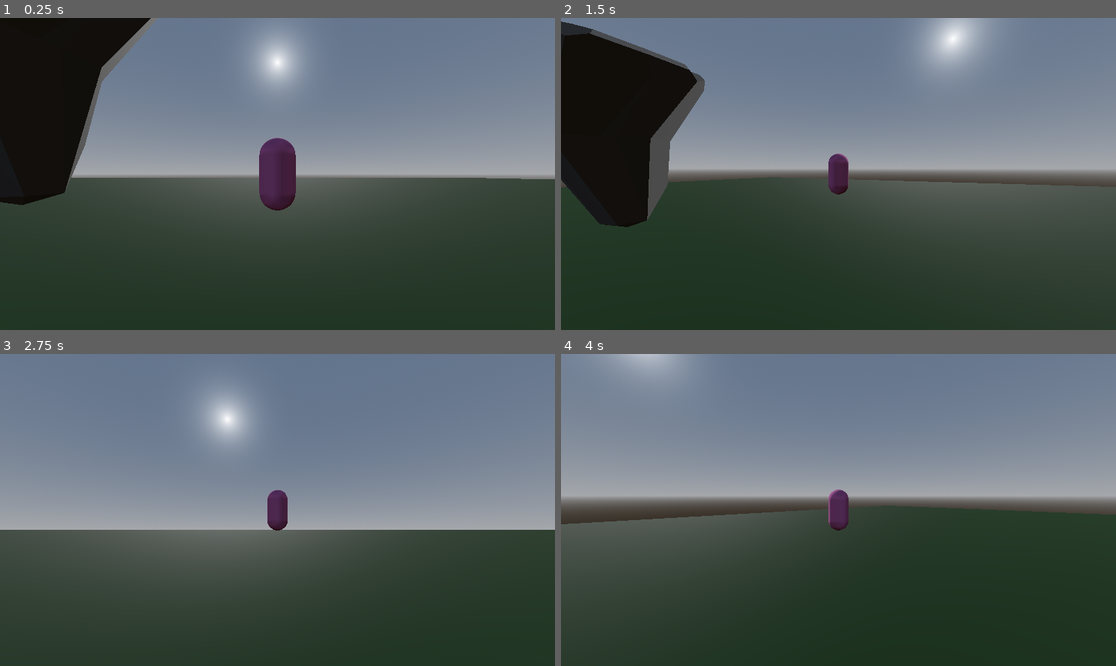
Above: before the commit, frames 1-4 (two rows, left to right).
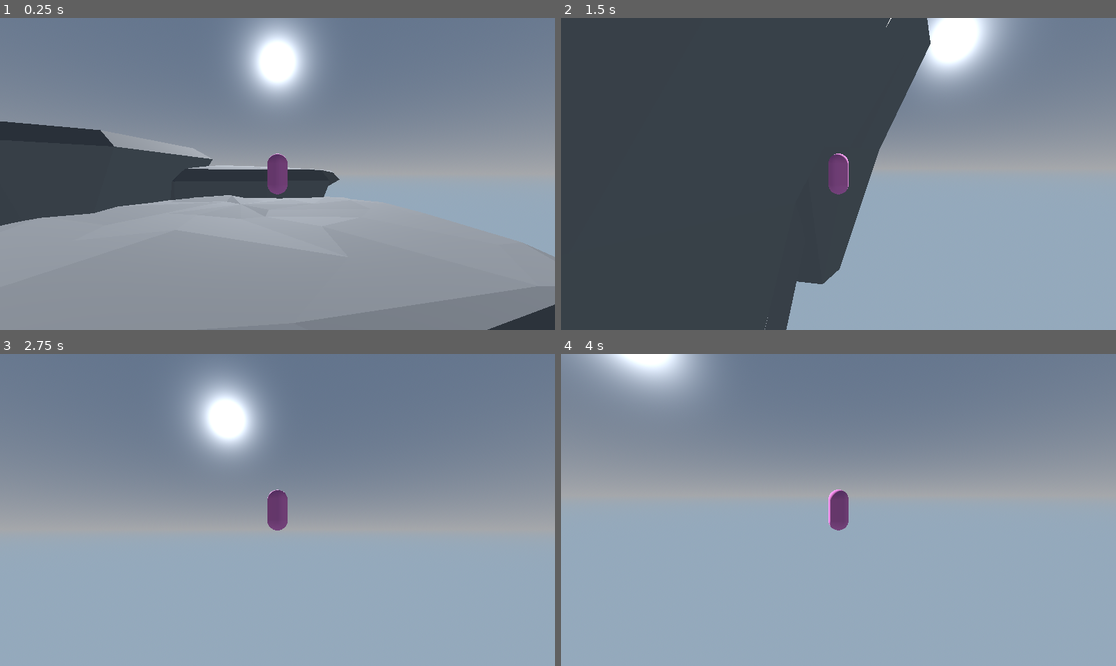
Above: after the commit, the same moments.

Repository: lucassutherland/project-sky
Game: Godot game, scene res://scenes/main.tscn
Same seed, same stepped clock (60 frames per second), same inputs: the game is played once before the commit and once after it.
Inputs (mouse positions are in pixels of both pictures, inside the frame that each line leads up to):
- Up to frame 1 (0.25 s): no input
- Up to frame 2 (1.5 s): move the mouse to (866, 174) at 0.52 s; hold W (forward) from 0.53 s (still down); tap Space (jump) at 0.77 s; move the mouse to (810, 174) at 1.27 s
- Up to frame 3 (2.75 s): keep holding W (forward); tap Space (jump) at 1.52 s; move the mouse to (288, 503) at 2.02 s
- Up to frame 4 (4 s): keep holding W (forward); tap Enter at 2.75 s; move the mouse to (832, 516) at 2.77 s; tap Space (jump) at 3.02, 3.77 s; move the mouse to (877, 513) at 3.52 s

The runs differ from the first frame. In frame 1, 62% of the frame differs, in the area x 0-100%, y 0-100%; in frame 2, 79%; in frame 3, 47%; in frame 4, 56%.

Commit message:
Lighting and Rocks

Diff:
--- a/assets/Materials/Rock.tres
+++ b/assets/Materials/Rock.tres
@@ -2,3 +2,4 @@
 
 [resource]
 albedo_color = Color(0.377919, 0.377919, 0.377919, 1)
+emission_enabled = true
--- /dev/null
+++ b/assets/Materials/island_2.tscn
@@ -0,0 +1,9 @@
+[gd_scene load_steps=3 format=3 uid="uid://3nlpai2njl6o"]
+
+[ext_resource type="PackedScene" uid="uid://cng8jvvv4rp8y" path="res://Islands/Island1.glb" id="1_003qc"]
+[ext_resource type="Material" uid="uid://qiy8unj5pesp" path="res://assets/Materials/Rock.tres" id="2_8wggl"]
+
+[node name="Island1" instance=ExtResource("1_003qc")]
+
+[node name="Island 1" parent="." index="0"]
+material_override = ExtResource("2_8wggl")
--- /dev/null
+++ b/assets/Materials/island_3.tscn
@@ -0,0 +1,9 @@
+[gd_scene load_steps=3 format=3 uid="uid://bwdmoeps8o0jm"]
+
+[ext_resource type="PackedScene" uid="uid://b67mmot8hjjtn" path="res://Islands/Island3.glb" id="1_vr7no"]
+[ext_resource type="Material" uid="uid://qiy8unj5pesp" path="res://assets/Materials/Rock.tres" id="2_aadl5"]
+
+[node name="Island3" instance=ExtResource("1_vr7no")]
+
+[node name="Island 3" parent="." index="0"]
+material_override = ExtResource("2_aadl5")
--- a/scenes/main.tscn
+++ b/scenes/main.tscn
@@ -1,19 +1,12 @@
-[gd_scene load_steps=11 format=3 uid="uid://qon0l27d7a64"]
+[gd_scene load_steps=8 format=3 uid="uid://qon0l27d7a64"]
 
-[ext_resource type="Material" uid="uid://cy2ecgv2oxbx6" path="res://assets/ground.tres" id="1_0wfyh"]
 [ext_resource type="PackedScene" uid="uid://ro0vxlk2sir7" path="res://assets/Materials/island_1.tscn" id="2_jyhfs"]
 [ext_resource type="PackedScene" uid="uid://bsxggcfnmtaol" path="res://scenes/player.tscn" id="2_sugp2"]
-
-[sub_resource type="WorldBoundaryShape3D" id="WorldBoundaryShape3D_0xm2m"]
-
-[sub_resource type="PlaneMesh" id="PlaneMesh_h2yge"]
-
-[sub_resource type="BoxMesh" id="BoxMesh_0xm2m"]
-
-[sub_resource type="BoxShape3D" id="BoxShape3D_h2yge"]
-size = Vector3(100, 1, 1)
+[ext_resource type="PackedScene" uid="uid://3nlpai2njl6o" path="res://assets/Materials/island_2.tscn" id="3_jyhfs"]
+[ext_resource type="PackedScene" uid="uid://bwdmoeps8o0jm" path="res://assets/Materials/island_3.tscn" id="4_tbgi4"]
 
 [sub_resource type="ProceduralSkyMaterial" id="ProceduralSkyMaterial_0xm2m"]
+ground_bottom_color = Color(0.580392, 0.662745, 0.737255, 1)
 
 [sub_resource type="Sky" id="Sky_h2yge"]
 sky_material = SubResource("ProceduralSkyMaterial_0xm2m")
@@ -21,39 +14,39 @@
 [sub_resource type="Environment" id="Environment_0xm2m"]
 background_mode = 2
 sky = SubResource("Sky_h2yge")
+ambient_light_source = 3
+ambient_light_energy = 2.55
 
 [node name="Main" type="Node3D"]
 
-[node name="Ground" type="StaticBody3D" parent="."]
-
-[node name="CollisionShape3D" type="CollisionShape3D" parent="Ground"]
-shape = SubResource("WorldBoundaryShape3D_0xm2m")
-
-[node name="MeshInstance3D" type="MeshInstance3D" parent="Ground"]
-transform = Transform3D(50, 0, 0, 0, 50, 0, 0, 0, 50, 0, 0, 0)
-material_override = ExtResource("1_0wfyh")
-mesh = SubResource("PlaneMesh_h2yge")
-
-[node name="Island1" parent="Ground" instance=ExtResource("2_jyhfs")]
-transform = Transform3D(1, 0, 0, 0, 1, 0, 0, 0, 1, -7.15988, 5.69999, -1.36356)
-
 [node name="Player" parent="." instance=ExtResource("2_sugp2")]
-transform = Transform3D(1, 0, 0, 0, 1, 0, 0, 0, 1, -0.0921158, 1.19441, -0.13849)
+transform = Transform3D(1, 0, 0, 0, 1, 0, 0, 0, 1, -0.0764979, 2.03795, -0.137465)
 
 [node name="Walls" type="Node3D" parent="."]
 
-[node name="StaticBody3D" type="StaticBody3D" parent="Walls"]
-transform = Transform3D(1, 0, 0, 0, 1, 0, 0, 0, 1, 0, 1, 6)
-
-[node name="MeshInstance3D" type="MeshInstance3D" parent="Walls/StaticBody3D"]
-transform = Transform3D(100, 0, 0, 0, 1, 0, 0, 0, 1, 0, 0, 0)
-mesh = SubResource("BoxMesh_0xm2m")
-
-[node name="CollisionShape3D" type="CollisionShape3D" parent="Walls/StaticBody3D"]
-shape = SubResource("BoxShape3D_h2yge")
-
 [node name="DirectionalLight3D" type="DirectionalLight3D" parent="."]
-transform = Transform3D(1, 0, 0, 0, -0.876618, 0.481188, 0, -0.481188, -0.876618, 0, 5.30165, 3.9581)
+transform = Transform3D(1, 0, 0, 0, -0.876618, 0.481188, 0, -0.481188, -0.876618, 0.0956602, 4.75257, -1.44736)
+light_energy = 2.0
+shadow_enabled = true
+shadow_bias = 0.64
+shadow_normal_bias = 2.181
+shadow_opacity = 0.12
+shadow_blur = 0.0
+directional_shadow_mode = 0
+directional_shadow_fade_start = 1.0
+directional_shadow_max_distance = 8192.0
 
 [node name="WorldEnvironment" type="WorldEnvironment" parent="."]
 environment = SubResource("Environment_0xm2m")
+
+[node name="Island1" parent="." instance=ExtResource("2_jyhfs")]
+transform = Transform3D(2.485, 0, 0, 0, 2.485, 0, 0, 0, 2.485, 0.959259, -6.4212, -0.470924)
+
+[node name="Island2" parent="." instance=ExtResource("3_jyhfs")]
+transform = Transform3D(2.485, 0, 0, 0, 2.485, 0, 0, 0, 2.485, -3.70954, -4.13751, -10.978)
+
+[node name="Island3" parent="." instance=ExtResource("4_tbgi4")]
+transform = Transform3D(2.485, 0, 0, 0, 2.485, 0, 0, 0, 2.485, -14.0016, -1.96636, -2.71337)
+
+[node name="Island4" parent="." instance=ExtResource("4_tbgi4")]
+transform = Transform3D(2.90745, 0, 0, 0, 3.54112, 0, 0, 0, 2.74592, -7.02667, -8.30255, -4.80954)
--- a/scenes/player.tscn
+++ b/scenes/player.tscn
@@ -1,6 +1,6 @@
 [gd_scene load_steps=5 format=3 uid="uid://bsxggcfnmtaol"]
 
-[ext_resource type="Material" uid="uid://clm8c8pxiwrym" path="res://assets/player.tres" id="1_4flbx"]
+[ext_resource type="Material" uid="uid://clm8c8pxiwrym" path="res://assets/Materials/player.tres" id="1_4flbx"]
 [ext_resource type="Script" uid="uid://dnhxcsg1y8bg3" path="res://scripts/player.gd" id="1_onrkg"]
 
 [sub_resource type="CapsuleShape3D" id="CapsuleShape3D_onrkg"]
Renamed: assets/ground.tres -> assets/Materials/ground.tres
Renamed: assets/player.tres -> assets/Materials/player.tres
